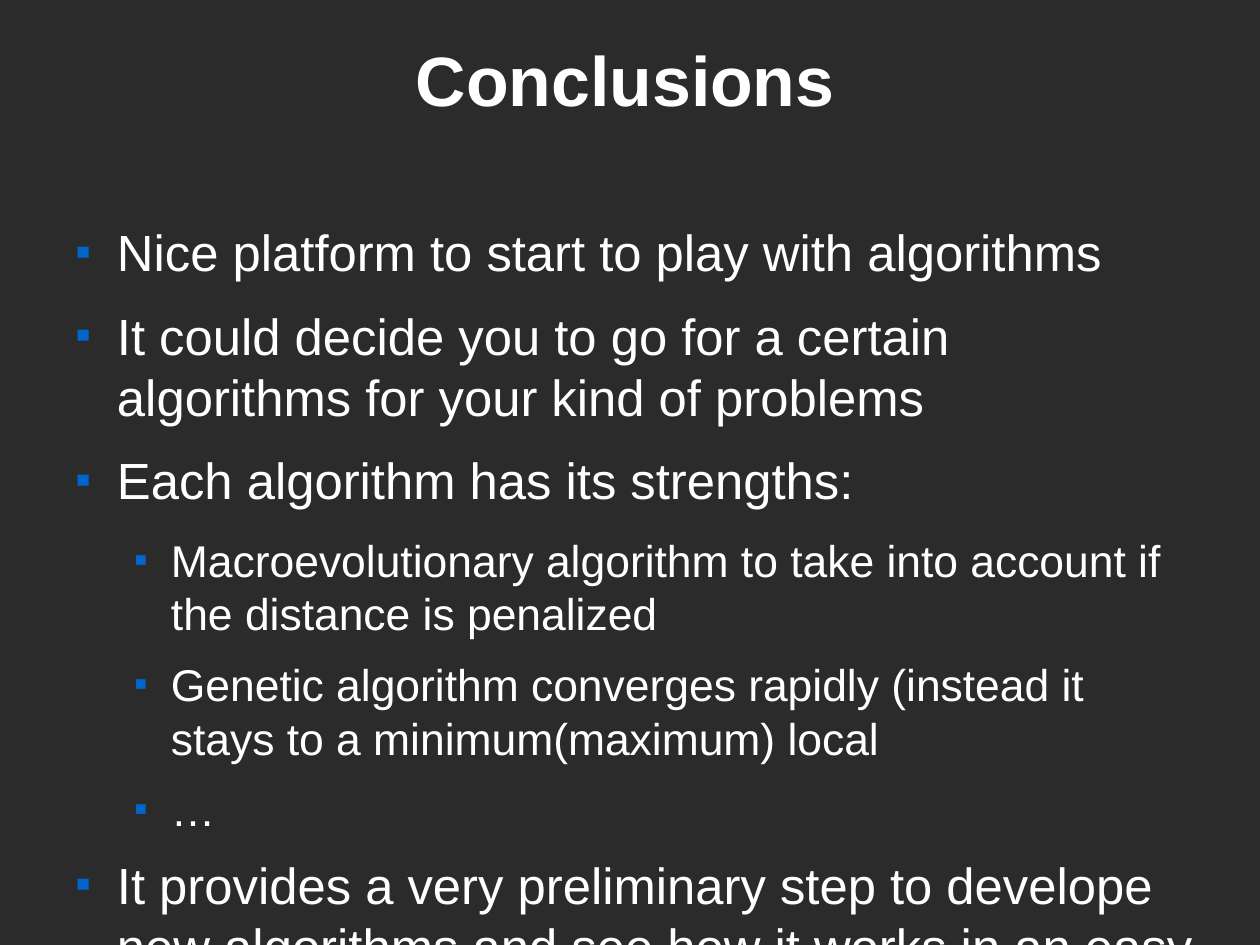
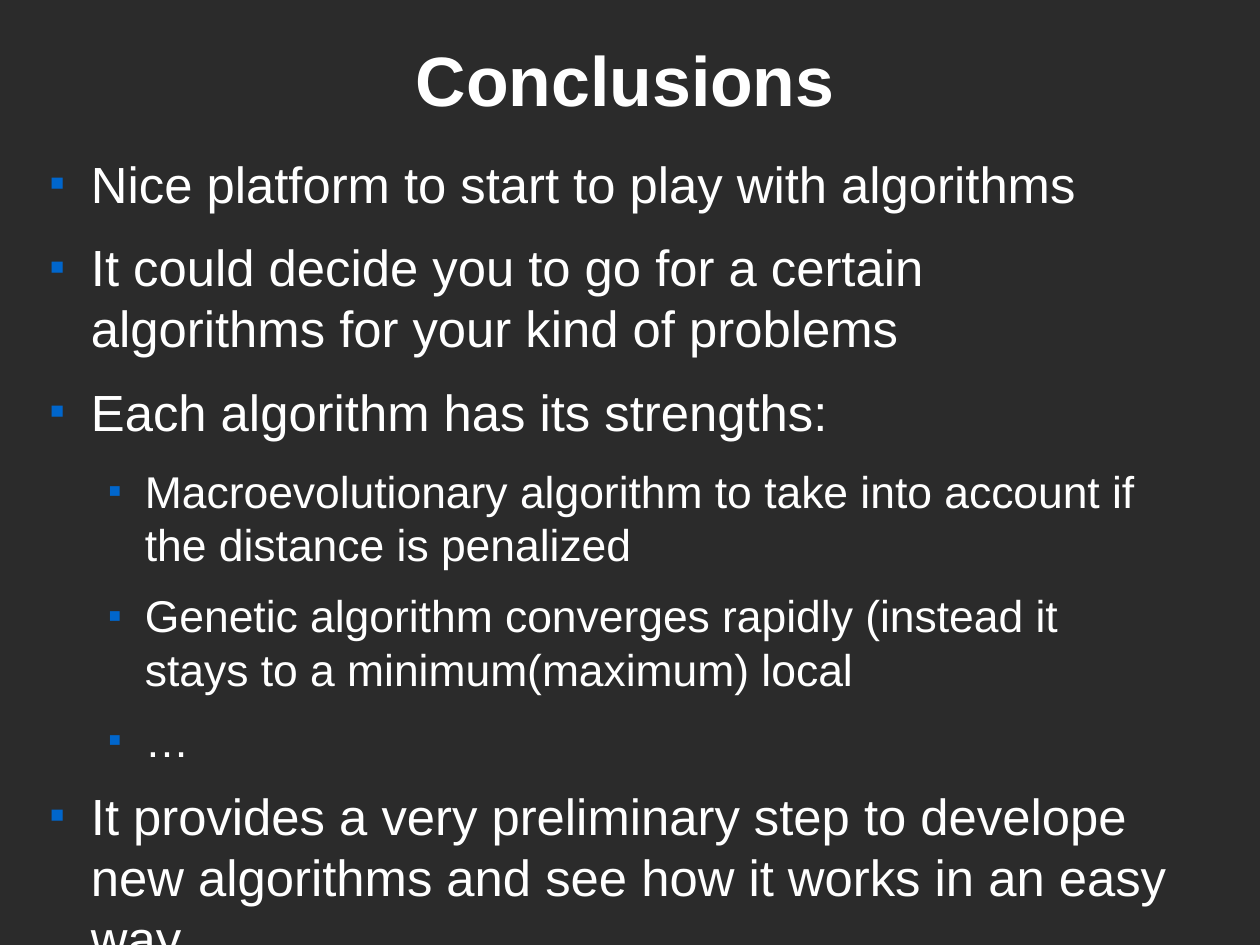
Before and after one commit to mandorman/macroevolve, a slide deck: slide 10 of docs/armand_landscape_minimitzation.odp. Drawn at 1260x945 pixels with LibreOffice and Linux fonts; fonts in the diff are those of the drawing; background and template pictures are left out; a plain dark background stands for a picture behind light text. Boxes give left, top, right and bottom in pixels: in the first picture for what was removed or moved away, otherwise in the second. Text is boxed around its words. In the diff, an @@ line names an element or a change of style, - is before the commit and + after.

Commit message:
Start to implement genetic algorithm (naive ones). Added mixed alg.

```diff
--- a/docs/armand_landscape_minimitzation.odp
+++ b/docs/armand_landscape_minimitzation.odp
@@ text "Nice platform to start to ..." rewrapped from (117,234,1160,914) to (91,166,1166,906) @@
```
Also in this commit, not shown: 3 other slides changed, 4 other files.
